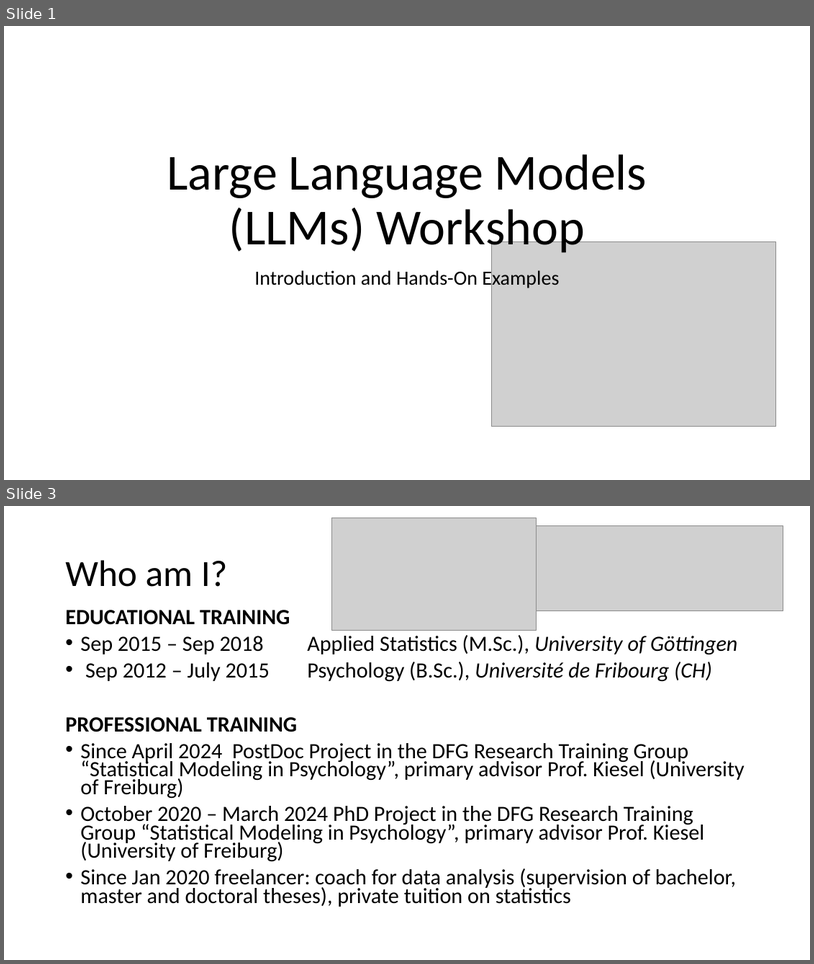
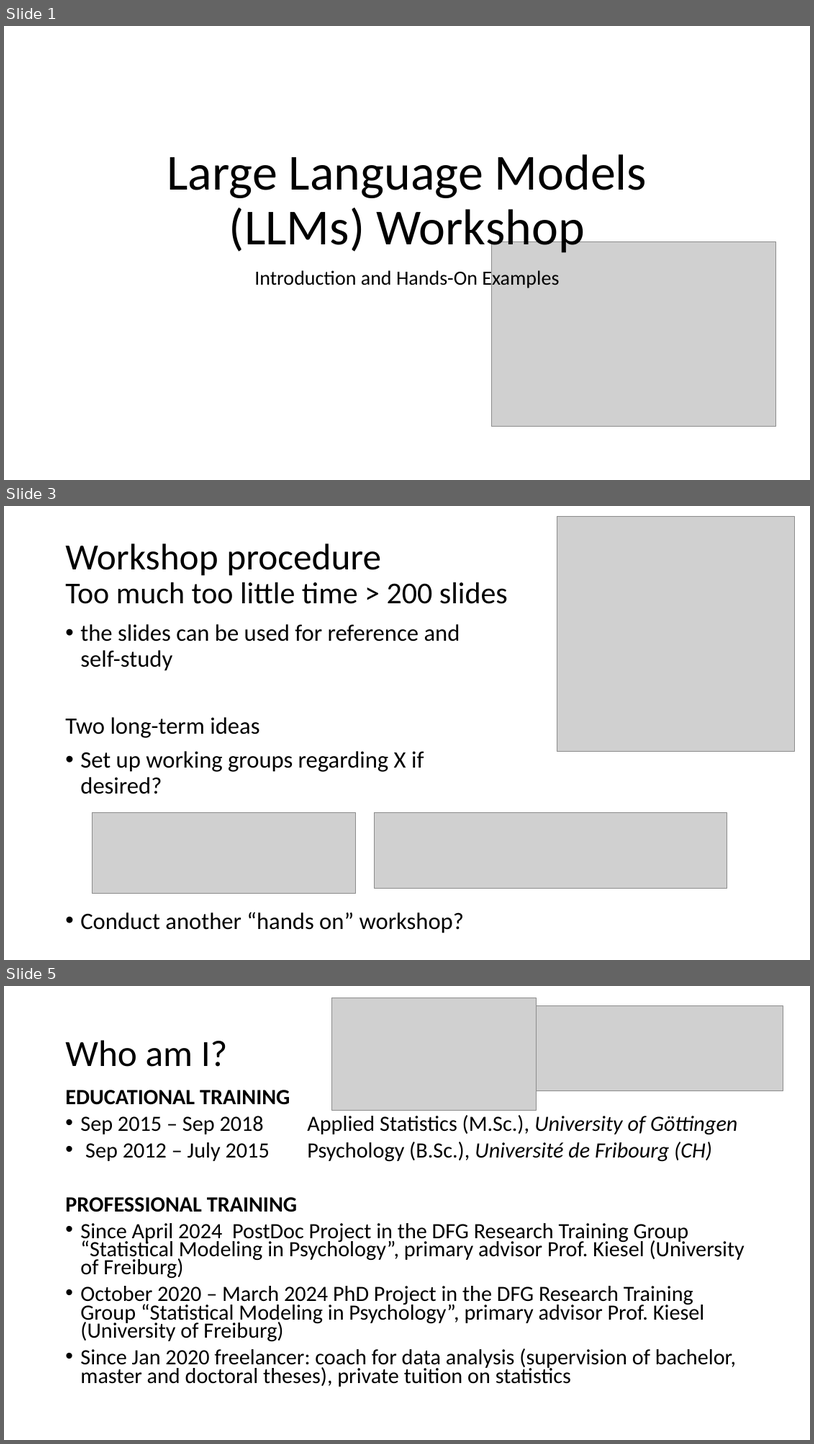
Before and after one commit to FennStatistics/introductory-workshop-in-LLMs, a slide deck: welcome slides.pptx. Shown one above the other, each under a label of ours: slides 1 and 3 before the commit, slides 1, 3 and 5 after it; the slides between them are not shown. The pictures are 814x964 and 814x1444 pixels, drawn with LibreOffice and Linux fonts; fonts in the diff are those of the drawing; grey boxes stand for pictures. Boxes give left, top, right and bottom in pixels: in the first picture for what was removed or moved away, otherwise in the second. Text is boxed around its words. In the diff, an @@ line names an element or a change of style, - is before the commit and + after.

```diff
--- a/welcome slides.pptx
+++ b/welcome slides.pptx
@@ slide 3 added at [4, 506, 810, 960], background #FFFFFF @@
@@ picture added at [558, 516, 795, 751] @@
@@ title added at [65, 543, 508, 604], 36 pt, text #000000 @@
+Workshop procedure
+Too much too little time > 200 slides
@@ text added at [65, 624, 464, 933], 28 pt, text #000000 @@
+• the slides can be used for reference and self-study
+Two long-term ideas
+• Set up working groups regarding X if desired?
+• Conduct another “hands on” workshop?
@@ picture added at [93, 812, 356, 893] @@
@@ picture added at [375, 812, 728, 888] @@
@@ what was slide 3 is now slide 5 @@
```
Also in this commit, not shown: 1 slide changed, 2 other slides added, 1 other file.
